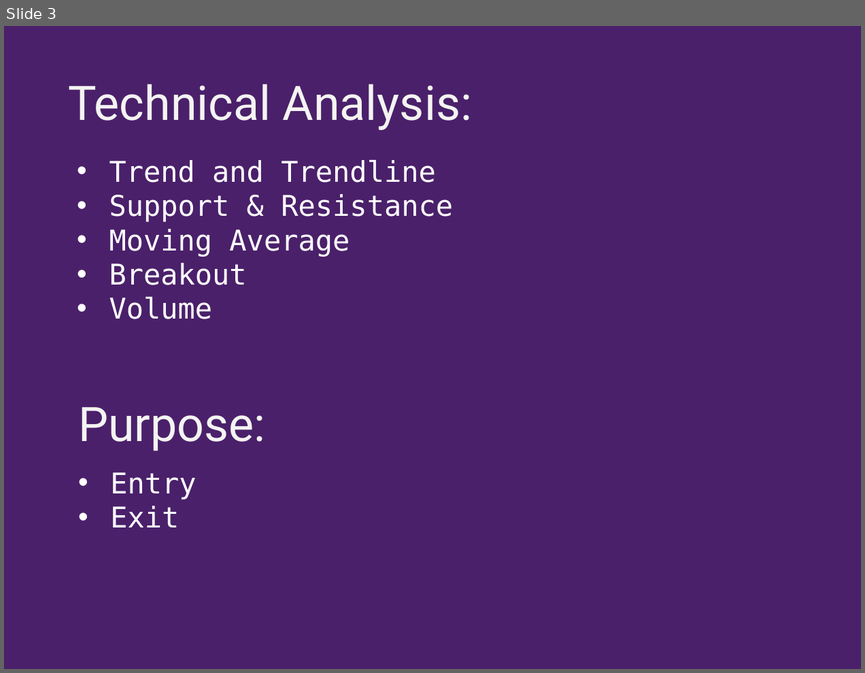
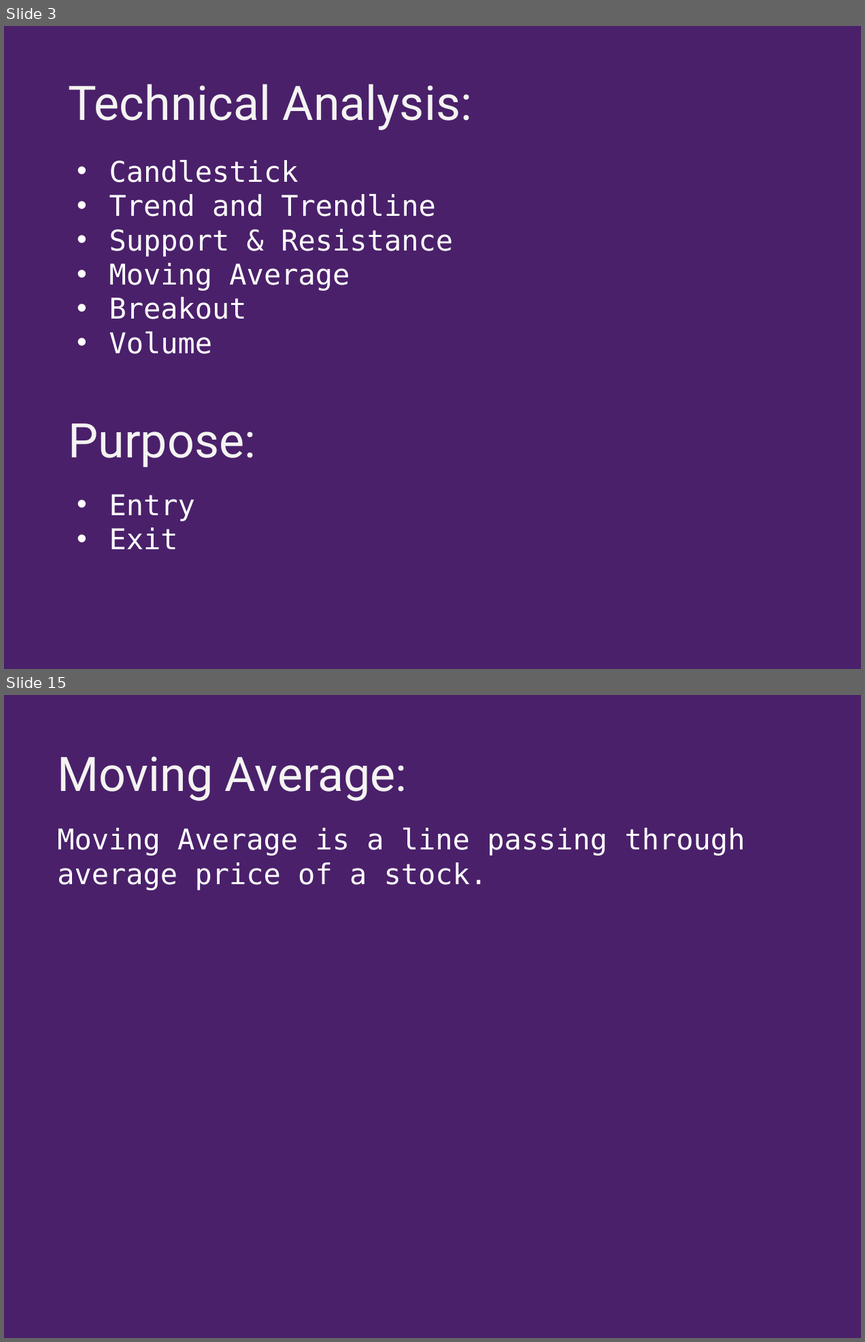
Before and after one commit to shoeb072022/SkeptiBullData, a slide deck: Introductory lecture/Technical Analysis.pptx. Shown one above the other, each under a label of ours: slide 3 before the commit, slides 3 and 15 after it; the slides between them are not shown. The pictures are 865x673 and 865x1342 pixels, drawn with LibreOffice and Linux fonts; fonts in the diff are those of the drawing. Boxes give left, top, right and bottom in pixels: in the first picture for what was removed or moved away, otherwise in the second. Text is boxed around its words. In the diff, an @@ line names an element or a change of style, - is before the commit and + after.

Commit message:
Upto Moving Average

```diff
--- a/Introductory lecture/Technical Analysis.pptx
+++ b/Introductory lecture/Technical Analysis.pptx
@@ slide 15 added at bbox=[4, 695, 861, 1338], background #4A206A @@
@@ text added at bbox=[57, 756, 407, 801], 40 pt, text #F4F4F2 @@
+Moving Average:
@@ text added at bbox=[57, 828, 745, 890], 24 pt, text #FFFFFF @@
+Moving Average is a line passing through average price of a stock.
@@ slide 3 changed as well @@
@@ text at bbox=[109, 160, 298, 182]: paragraph added @@
+• Candlestick
@@ text "Purpose:": place and size @@
-text "Purpose:" at bbox=[78, 407, 266, 451]
+text "Purpose:" at bbox=[69, 423, 256, 467]
@@ text "Entry": place and size @@
-text "Entry" at bbox=[110, 472, 196, 527]
+text "Entry" at bbox=[109, 494, 195, 549]
```
Also in this commit, not shown: 1 other slide changed, 12 other slides added, 3 slides removed, 1 other file.
